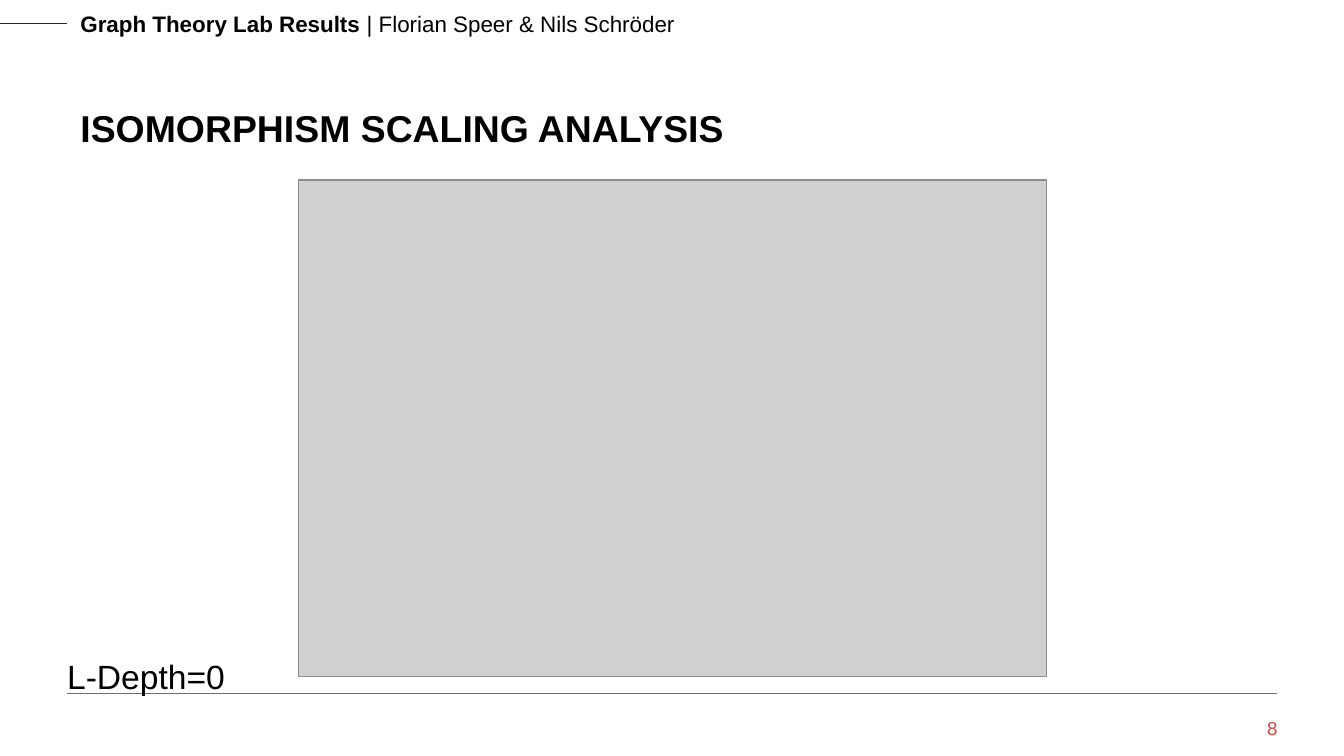
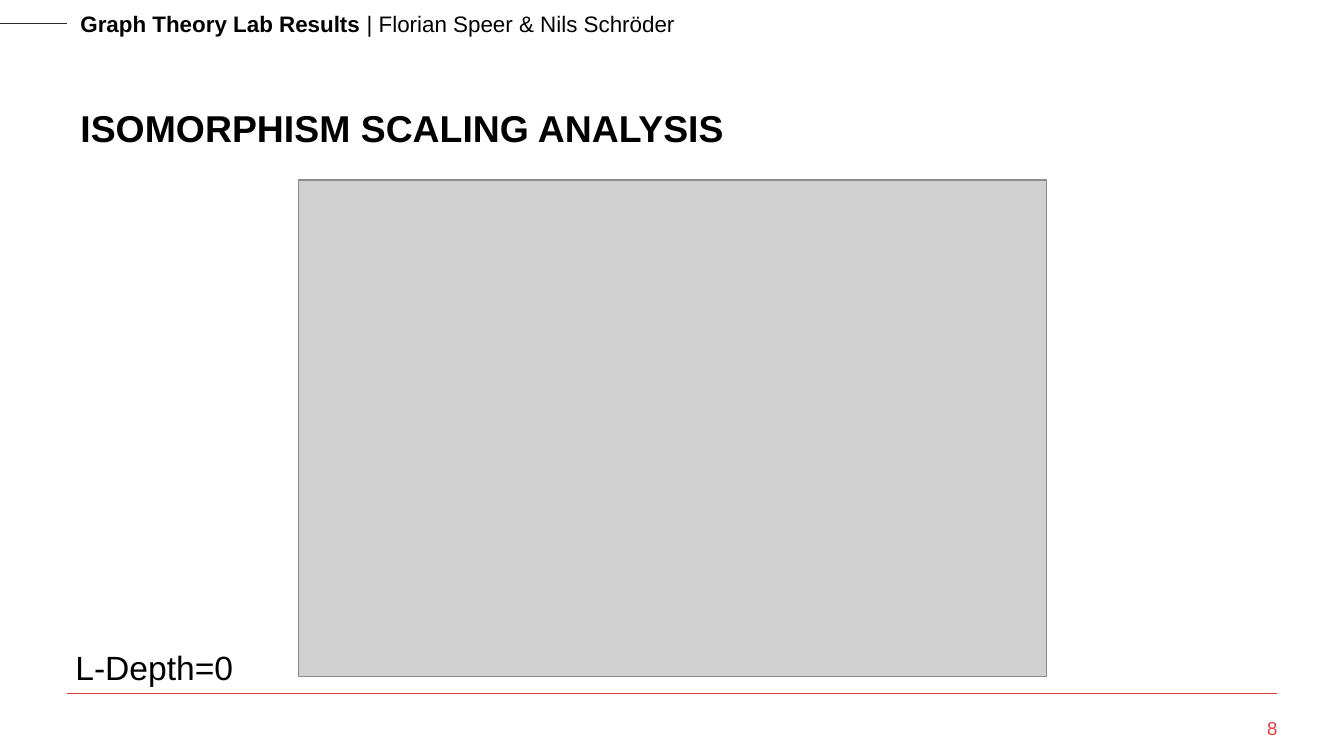
Before and after one commit to nils-schroeder/graph_theory_course, a slide deck: slide 8 of presentation/Graph Theory - Florian Speer + Nils Schröder.pptx. Drawn at 1344x756 pixels with LibreOffice and Linux fonts; fonts in the diff are those of the drawing; grey boxes stand for pictures; background and template pictures are left out. Boxes give left, top, right and bottom in pixels: in the first picture for what was removed or moved away, otherwise in the second. Text is boxed around its words. In the diff, an @@ line names an element or a change of style, - is before the commit and + after.

```diff
--- a/presentation/Graph Theory - Florian Speer + Nils Schröder.pptx
+++ b/presentation/Graph Theory - Florian Speer + Nils Schröder.pptx
@@ text "L-Depth=0" moved from (x1=67, y1=664, x2=225, y2=695) to (x1=75, y1=655, x2=233, y2=686) @@
```
Also in this commit, not shown: 2 other slides changed.
